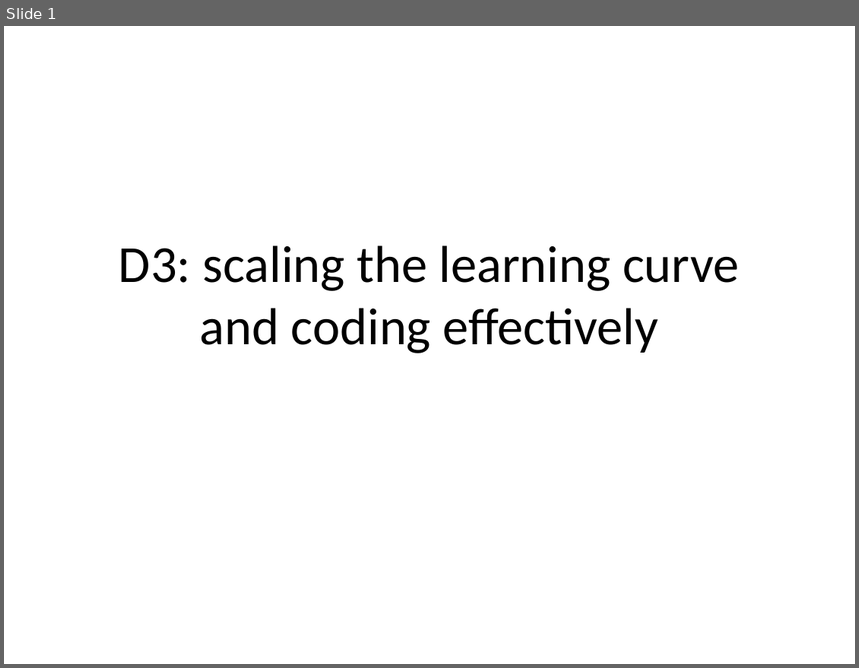
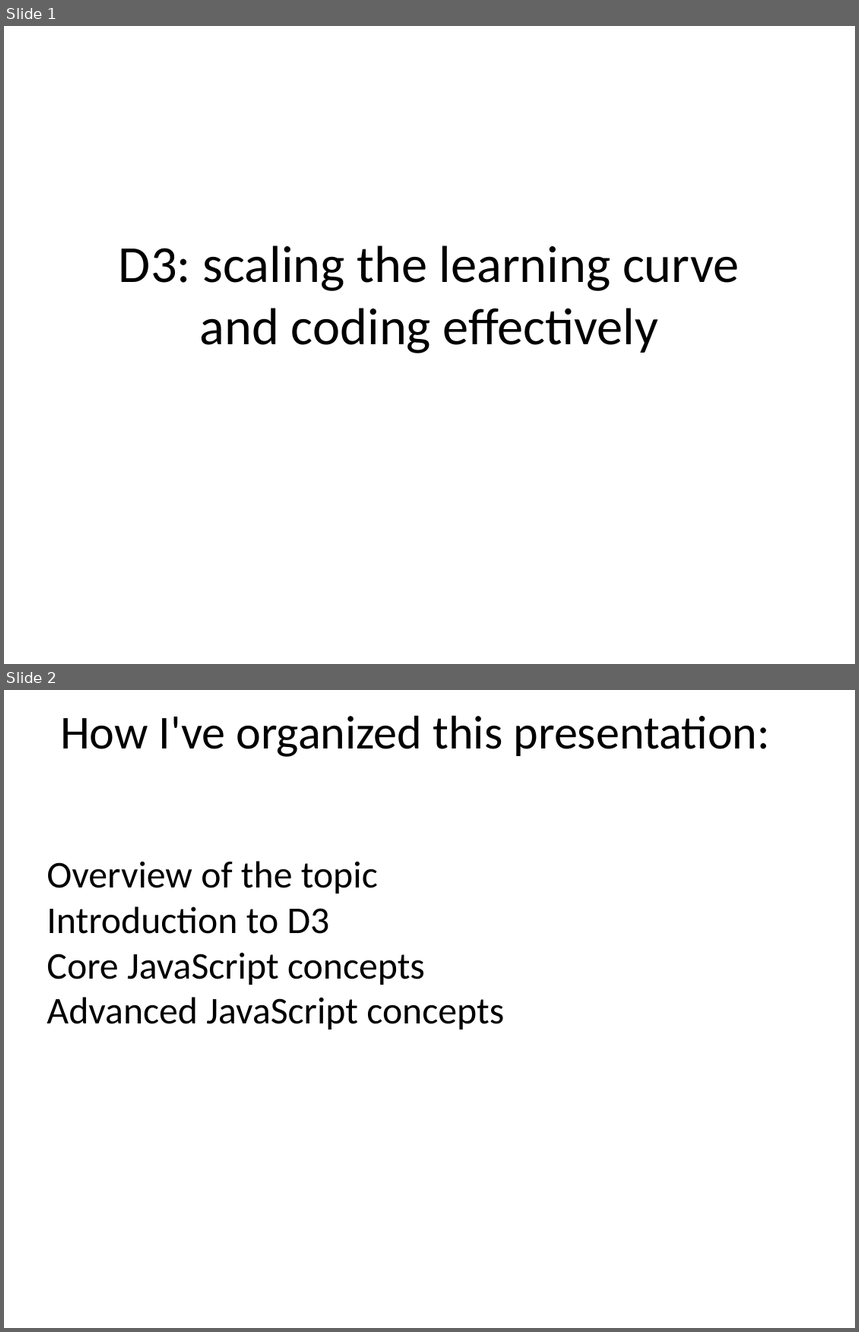
Before and after one commit to benralexander/intro-to-D3, a slide deck: D3_slides.pptx. Shown one above the other, each under a label of ours: slide 1 before the commit, slides 1 and 2 after it. The pictures are 859x668 and 859x1332 pixels, drawn with LibreOffice and Linux fonts; fonts in the diff are those of the drawing. Boxes give left, top, right and bottom in pixels: in the first picture for what was removed or moved away, otherwise in the second. Text is boxed around its words. In the diff, an @@ line names an element or a change of style, - is before the commit and + after.

```diff
--- a/D3_slides.pptx
+++ b/D3_slides.pptx
@@ slide 2 added at box(4, 690, 855, 1328), background #FFFFFF @@
@@ text added at box(60, 715, 771, 757), 40 pt, text #000000 @@
+How I've organized this presentation:
@@ text added at box(47, 861, 504, 1030), 32 pt, text #000000 @@
+Overview of the topic
+Introduction to D3
+Core JavaScript concepts
+Advanced JavaScript concepts
```
Also in this commit, not shown: 6 slides changed, 4 other slides added, 3 slides removed, 3 other files.
